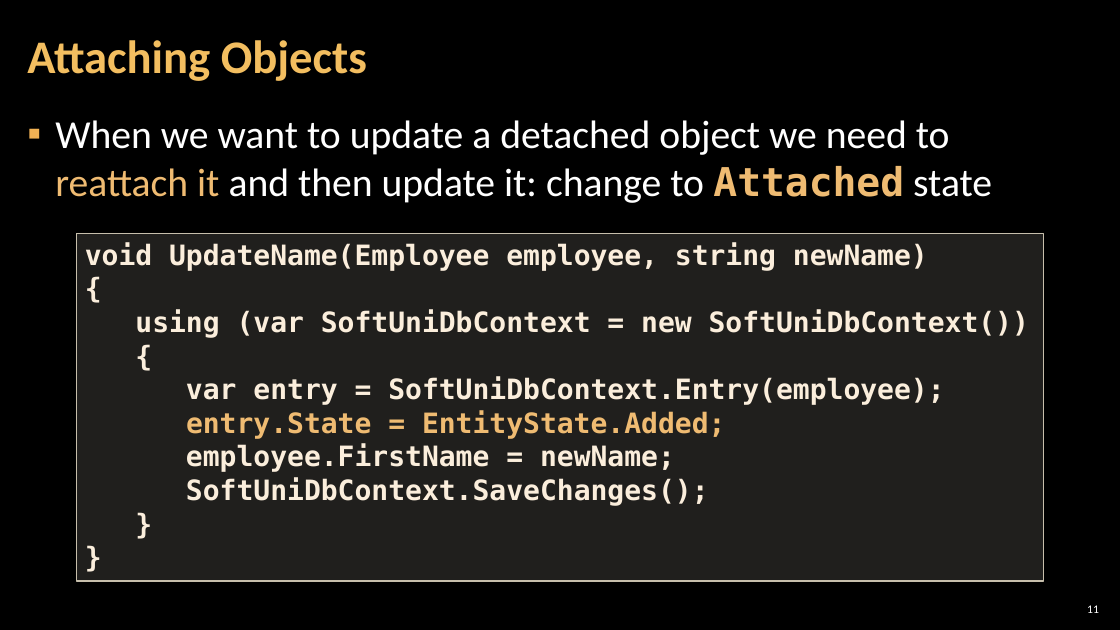
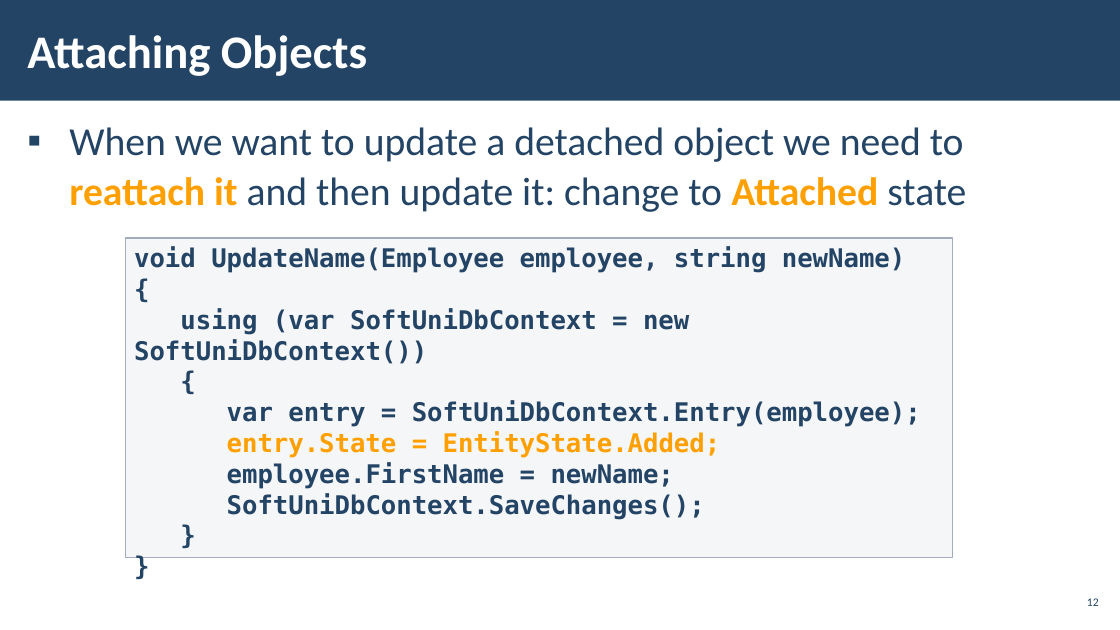
Before and after one commit to pirocorp/Databases-Advanced---Entity-Framework, a slide deck: slide 12 of 07. Advanced Querying/07. DB-Advanced-EF-Core-Advanced-Querying.pptx (slide 11 before the commit). Drawn at 1120x630 pixels with LibreOffice and Linux fonts; fonts in the diff are those of the drawing; background and template pictures are left out. Boxes give left, top, right and bottom in pixels: in the first picture for what was removed or moved away, otherwise in the second. Text is boxed around its words. In the diff, an @@ line names an element or a change of style, - is before the commit and + after.

```diff
--- a/07. Advanced Querying/07. DB-Advanced-EF-Core-Advanced-Querying.pptx
+++ b/07. Advanced Querying/07. DB-Advanced-EF-Core-Advanced-Querying.pptx
@@ rectangle added at <box>0,0,1120,101</box>, fill #234465 @@
@@ title "Attaching Objects" at <box>27,35,367,76</box>: text colour #F3BE60 to #FFFFFF @@
@@ text "When we want to update ..." at <box>69,127,966,212</box>: font DejaVu Sans Mono to Calibri in "Attached"; text colour #FFFFFF to #234465 in "When we want to update a detached ..."; text colour #EFBB72 to #FFA000 in "reattach it Attached"; bold on in "reattach it"; indent changed; line spacing 1 to 1.05 @@
@@ rectangle "void UpdateName(Employee employee, string newName)": place and size @@
-rectangle "void UpdateName(Employee employee, string newName)" at <box>76,234,1043,581</box>
+rectangle "void UpdateName(Employee employee, string newName)" at <box>126,238,953,557</box>
@@ rectangle "void UpdateName(Employee employee, string newName)" at <box>126,238,953,557</box>: size 24 to 22 pt; text colour #FBEEDC to #234465 in "void UpdateName(Employee employee, string newName)", "{", "using (var SoftUniDbContext = new SoftUniDbContext())", "{" and 5 more places; text colour #EFBB72 to #FFA000 in "entry.State = EntityState.Added;"; fill #D9D5C7 at 15% opacity to #C2C7D2 at 15% opacity; outline #C7BFAC 1 pt to #A3ABBC 1 pt @@
@@ page number added at <box>1087,598,1099,606</box>, 10 pt, text #234465 @@
+12
@@ page number removed at <box>1087,605,1099,613</box> @@
-11
```
Also in this commit, not shown: 31 other slides changed, 5 slides added, 4 slides removed.
